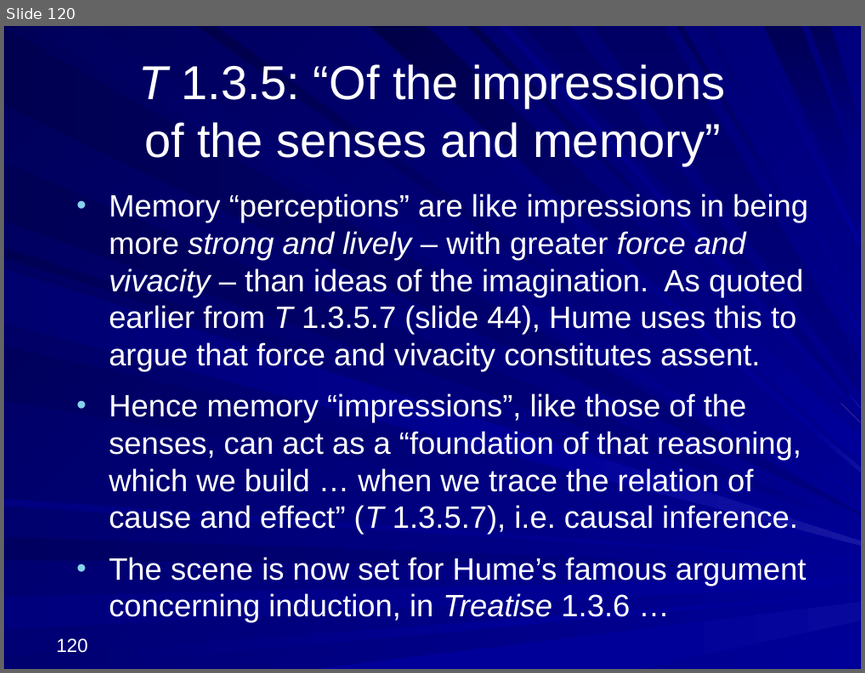
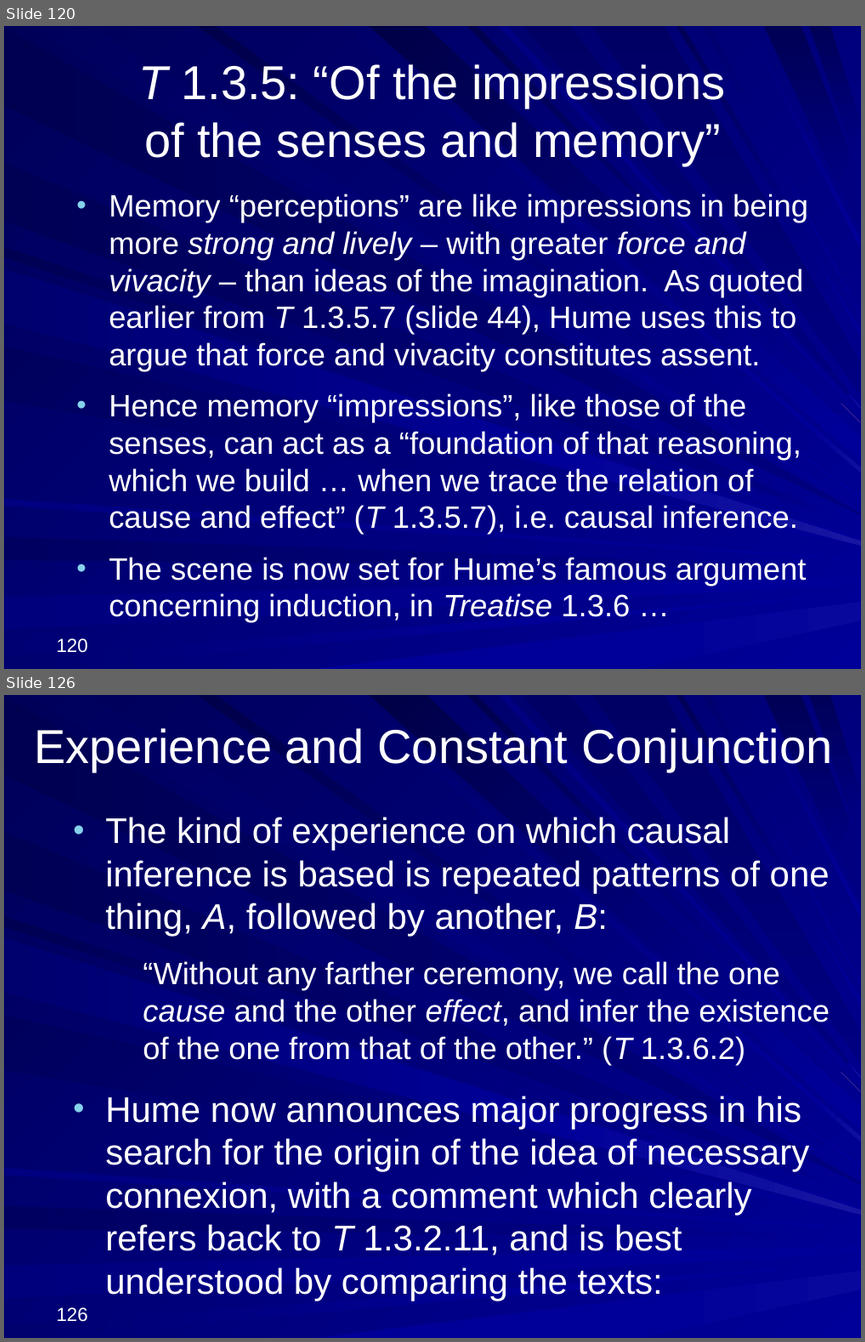
Before and after one commit to englishphilosophy/hume-texts-online, a slide deck: teaching/lectures/2024_Hume_MT_current.pptx. Shown one above the other, each under a label of ours: slide 120 before the commit, slides 120 and 126 after it; the slides between them are not shown. The pictures are 865x673 and 865x1342 pixels, drawn with LibreOffice and Linux fonts; fonts in the diff are those of the drawing. Boxes give left, top, right and bottom in pixels: in the first picture for what was removed or moved away, otherwise in the second. Text is boxed around its words. In the diff, an @@ line names an element or a change of style, - is before the commit and + after.

```diff
--- a/teaching/lectures/2024_Hume_MT_current.pptx
+++ b/teaching/lectures/2024_Hume_MT_current.pptx
@@ slide 126 added at (4,695,861,1338), background gradient #000078 to #000099; not listed: 37 template elements that a slide beside it also shows @@
@@ title added at (34,728,832,771), 40 pt, text #FFFFFF @@
+Experience and Constant Conjunction
@@ text added at (105,817,829,1300), 30 pt, text #FFFFFF @@
+• The kind of experience on which causal inference is based is repeated patterns of one thing, A, followed by another, B:
+  “Without any farther ceremony, we call the one cause and the other effect, and infer the existence of the one from that of the other.” (T 1.3.6.2)
+• Hume now announces major progress in his search for the origin of the idea of necessary connexion, with a comment which clearly refers back to T 1.3.2.11, and is best understood by comparing the texts:
@@ page number added at (57,1307,88,1321), 16 pt, text #FFFFFF @@
+126
```
Also in this commit, not shown: 41 other slides added, 5 other files.
